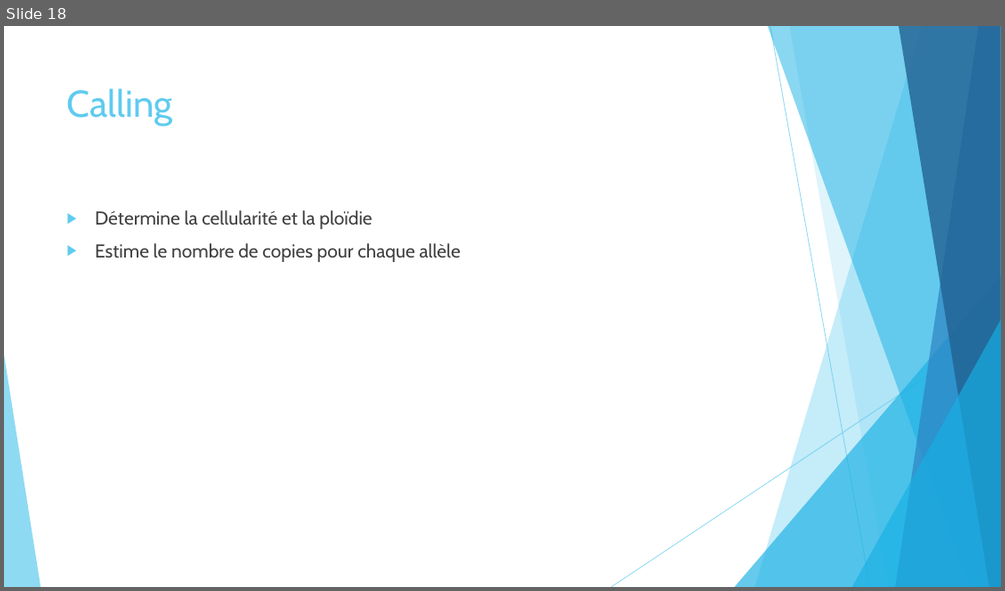
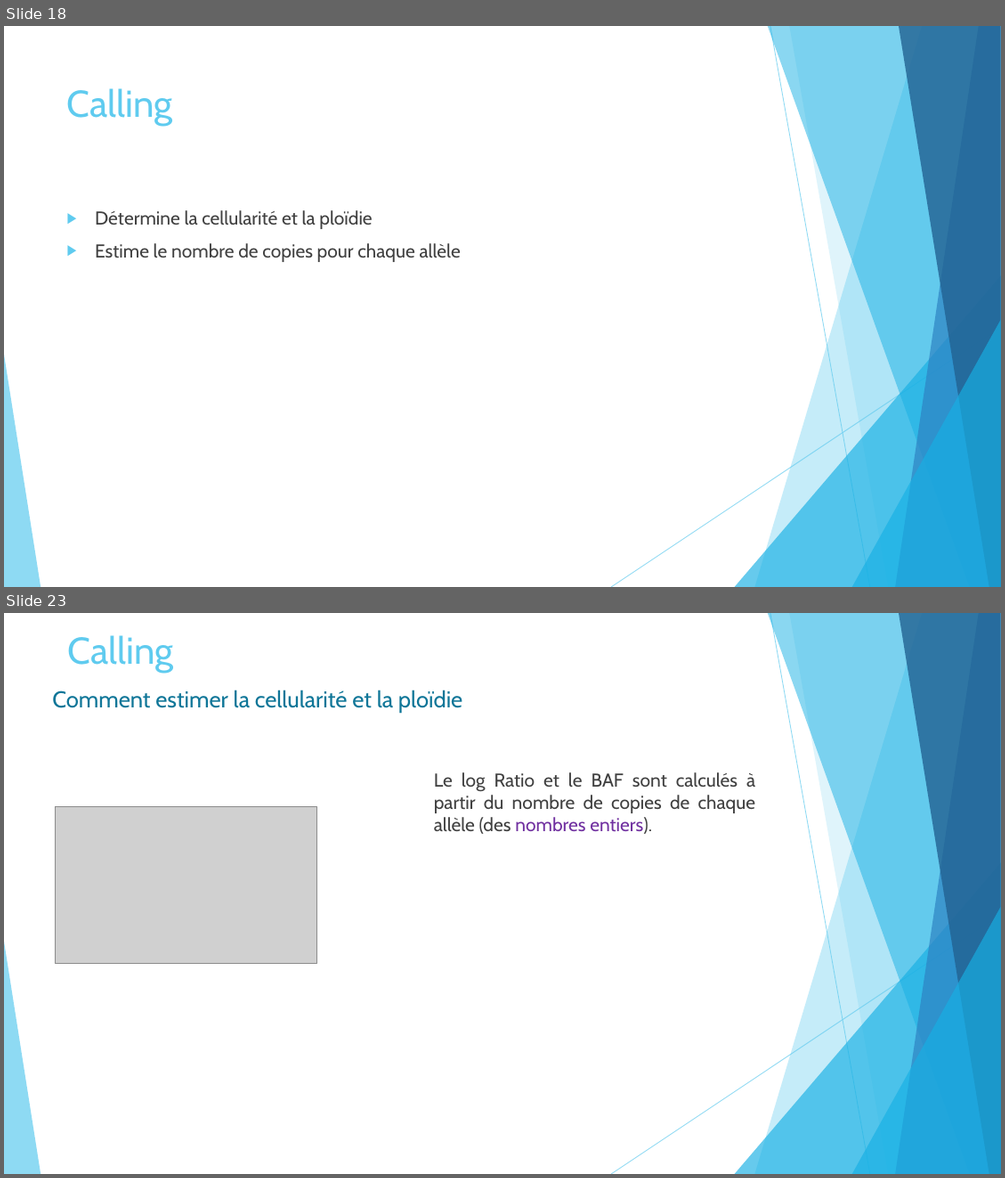
Before and after one commit to Elie-Bordron/DEA-dataviz, a slide deck: docs/docs_I_made/slides/ASCAT.pptx. Shown one above the other, each under a label of ours: slide 18 before the commit, slides 18 and 23 after it; the slides between them are not shown. The pictures are 1005x591 and 1005x1178 pixels, drawn with LibreOffice and Linux fonts; fonts in the diff are those of the drawing; grey boxes stand for pictures. Boxes give left, top, right and bottom in pixels: in the first picture for what was removed or moved away, otherwise in the second. Text is boxed around its words. In the diff, an @@ line names an element or a change of style, - is before the commit and + after.

```diff
--- a/docs/docs_I_made/slides/ASCAT.pptx
+++ b/docs/docs_I_made/slides/ASCAT.pptx
@@ slide 23 added at (x1=4, y1=613, x2=1001, y2=1174), background #FFFFFF; not listed: 10 template elements that a slide beside it also shows @@
@@ title added at (x1=67, y1=635, x2=173, y2=673), 36 pt, text #5FCBEF @@
+Calling
@@ text added at (x1=52, y1=690, x2=462, y2=713), 22 pt, text #0F7698 @@
+Comment estimer la cellularité et la ploïdie
@@ text added at (x1=434, y1=772, x2=755, y2=834), 18 pt, text #404040 @@
+Le log Ratio et le BAF sont calculés à partir du nombre de copies de chaque allèle (des nombres entiers).
@@ picture added at (x1=56, y1=807, x2=317, y2=963) @@
```
Also in this commit, not shown: 8 other slides added, 2 slides removed, 27 other files.
